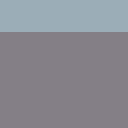
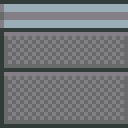
Layered file, before and after one edit (128px x 128px). Changes by layer:
painted on "Cubicle" over (0, 0, 128, 128)
